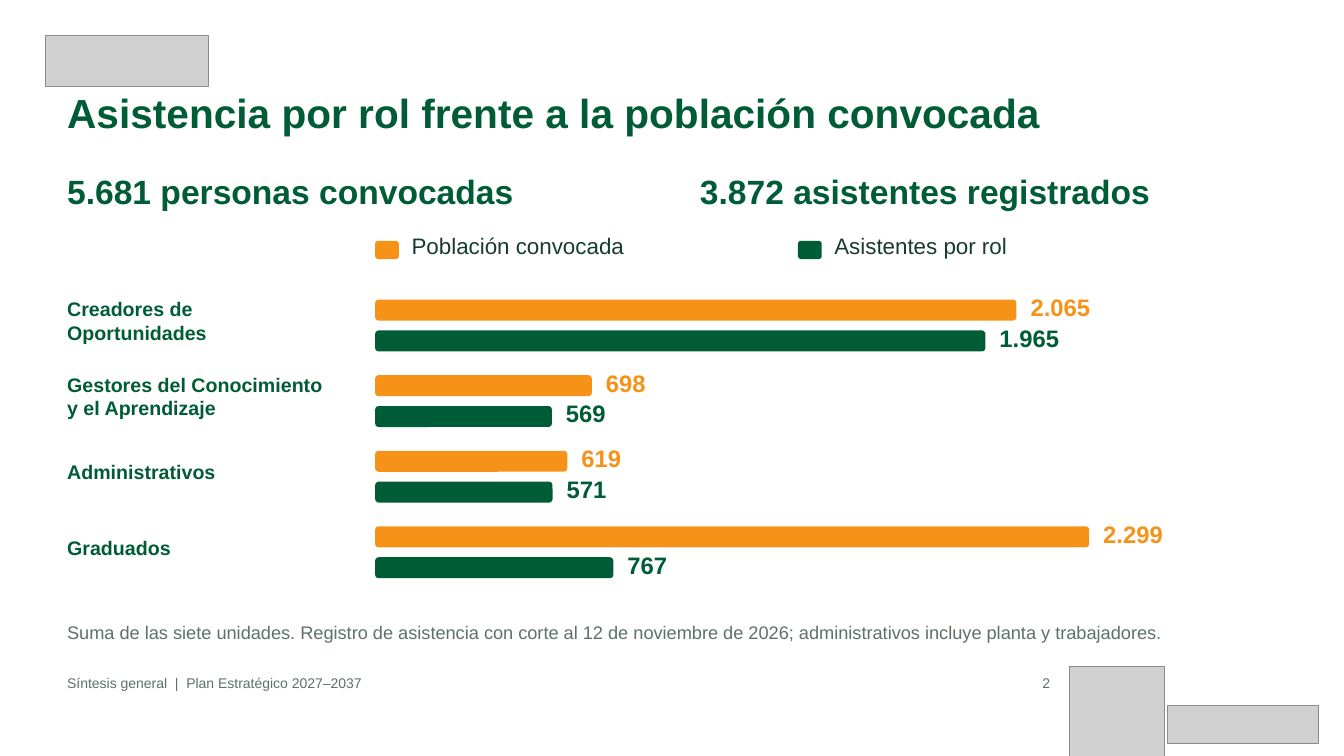
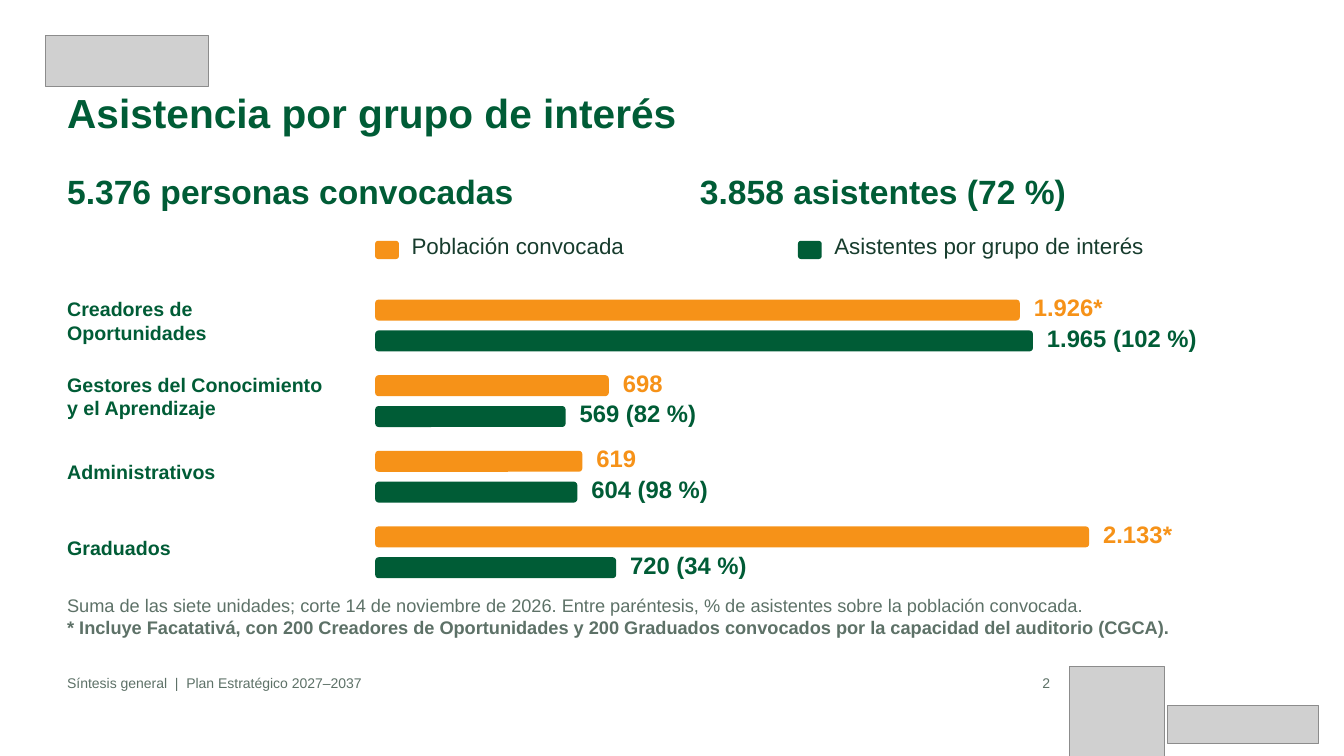
Before and after one commit to Nicolaserd/Planeacion_estrategica_transformaciones_temas, a slide deck: slide 2 of flujo_bert_jev/informe/presentacionresumida/Presentacion_General_Resumen.pptx. Drawn at 1344x756 pixels with LibreOffice and Linux fonts; fonts in the diff are those of the drawing; grey boxes stand for pictures; background and template pictures are left out. Boxes give left, top, right and bottom in pixels: in the first picture for what was removed or moved away, otherwise in the second. Text is boxed around its words. In the diff, an @@ line names an element or a change of style, - is before the commit and + after.

```diff
--- a/flujo_bert_jev/informe/presentacionresumida/Presentacion_General_Resumen.pptx
+++ b/flujo_bert_jev/informe/presentacionresumida/Presentacion_General_Resumen.pptx
@@ text at (x1=67, y1=98, x2=676, y2=136): text changed @@
-Asistencia por rol frente a la población convocada
+Asistencia por grupo de interés
@@ text at (x1=67, y1=179, x2=513, y2=211): text changed @@
-5.681 personas convocadas
+5.376 personas convocadas
@@ text at (x1=700, y1=179, x2=1016, y2=211): text changed @@
-3.872 asistentes registrados
+3.858 asistentes (72 %)
@@ text at (x1=834, y1=237, x2=1143, y2=259): text changed @@
-Asistentes por rol
+Asistentes por grupo de interés
@@ rounded rectangle resized from (x1=375, y1=299, x2=1016, y2=321) to (x1=375, y1=299, x2=1020, y2=321) @@
@@ text at (x1=1034, y1=299, x2=1103, y2=317): text changed @@
-2.065
+1.926*
@@ text at (x1=1047, y1=329, x2=1161, y2=352): text changed @@
-1.965
+1.965 (102 %)
@@ rounded rectangle resized from (x1=375, y1=331, x2=985, y2=352) to (x1=375, y1=331, x2=1033, y2=352) @@
@@ rounded rectangle resized from (x1=375, y1=375, x2=592, y2=396) to (x1=375, y1=375, x2=609, y2=396) @@
@@ text "698" moved from (x1=606, y1=375, x2=646, y2=393) to (x1=623, y1=375, x2=663, y2=393) @@
@@ rounded rectangle resized from (x1=375, y1=406, x2=552, y2=427) to (x1=375, y1=406, x2=566, y2=427) @@
@@ text at (x1=580, y1=404, x2=660, y2=427): text changed @@
-569
+569 (82 %)
@@ text "619" moved from (x1=581, y1=450, x2=621, y2=468) to (x1=596, y1=450, x2=636, y2=468) @@
@@ rounded rectangle resized from (x1=375, y1=451, x2=568, y2=472) to (x1=375, y1=451, x2=583, y2=472) @@
@@ rounded rectangle resized from (x1=375, y1=482, x2=553, y2=503) to (x1=375, y1=482, x2=578, y2=503) @@
@@ text at (x1=591, y1=480, x2=672, y2=503): text changed @@
-571
+604 (98 %)
@@ text at (x1=1103, y1=526, x2=1172, y2=544): text changed @@
-2.299
+2.133*
@@ text at (x1=630, y1=556, x2=710, y2=579): text changed @@
-767
+720 (34 %)
@@ text at (x1=67, y1=598, x2=1169, y2=638): text changed; bold on @@
-Suma de las siete unidades. Registro de asistencia con corte al 12 de noviembre de 2026; administrativos incluye planta y trabajadores.
+Suma de las siete unidades; corte 14 de noviembre de 2026. Entre paréntesis, % de asistentes sobre la población convocada.
+* Incluye Facatativá, con 200 Creadores de Oportunidades y 200 Graduados convocados por la capacidad del auditorio (CGCA).
```
Also in this commit, not shown: 2 other slides changed, 7 other files.
